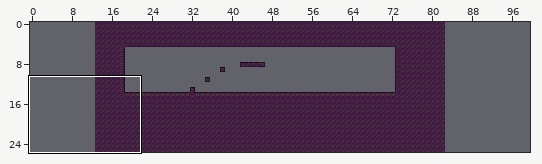
A Tiled map gets an edit: Assets/Maps/lvl2.tmx. The picture above shows the old version from afar; the outline marks the close-up.
Close-up. The starting point:
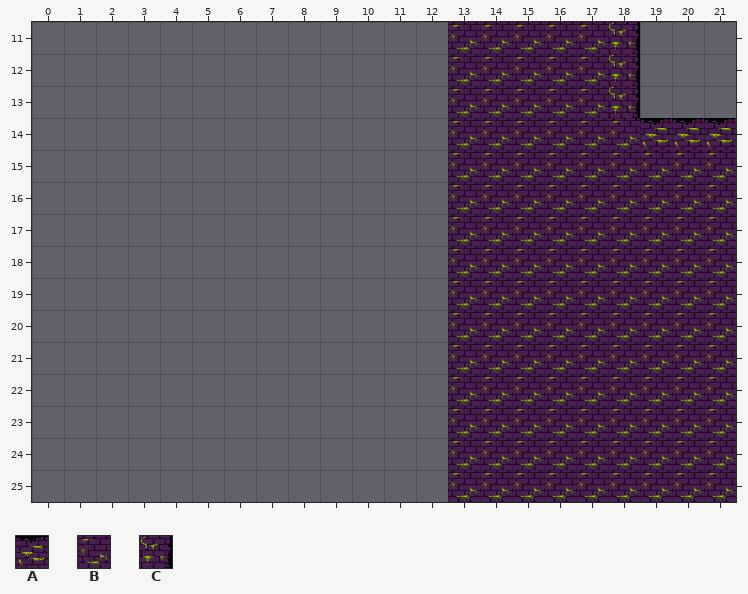
Cells are 32x32 px. Shown: x 0..21, y 11..25. The commit also changed other parts of the map, which this record leaves out. The old version is drawn lined up with the new one.
Key: from "Titles suelo2": A 1, B 7, C 8.
_ is an empty cell.
Layer "Capa de Patrones 1" before, first column x 0:
11 _____________BBBBBC___
12 _____________BBBBBC___
13 _____________BBBBBC___
14 _____________BBBBBBAAA
15 _____________BBBBBBBBB
16 _____________BBBBBBBBB
17 _____________BBBBBBBBB
18 _____________BBBBBBBBB
19 _____________BBBBBBBBB
20 _____________BBBBBBBBB
21 _____________BBBBBBBBB
22 _____________BBBBBBBBB
23 _____________BBBBBBBBB
24 _____________BBBBBBBBB
25 _____________BBBBBBBBB
New version:
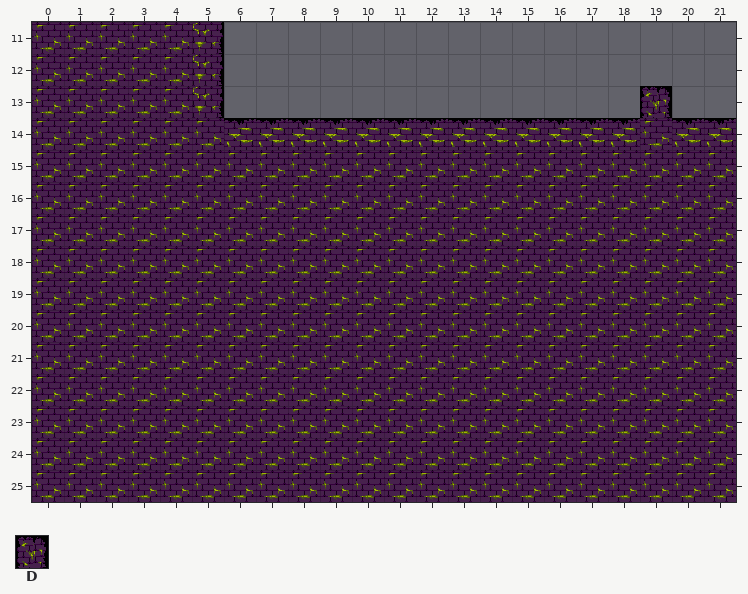
Further tiles: from "Titles suelo2": D 4.
Difference:
map size 70x26 -> 100x26 cells (old content now starts at 13,0; both pictures use the new coordinates)
Layer "Capa de Patrones 1":
y 11..12: x 0..5 ______ -> BBBBBC; x 13..18 BBBBBC -> ______
y 13: x 0..5 ______ -> BBBBBC; x 13..19 BBBBBC_ -> ______D
y 14: x 0..19 _____________BBBBBBA -> BBBBBBAAAAAAAAAAAAAB
y 15..25: x 0..12 _____________ -> BBBBBBBBBBBBB
